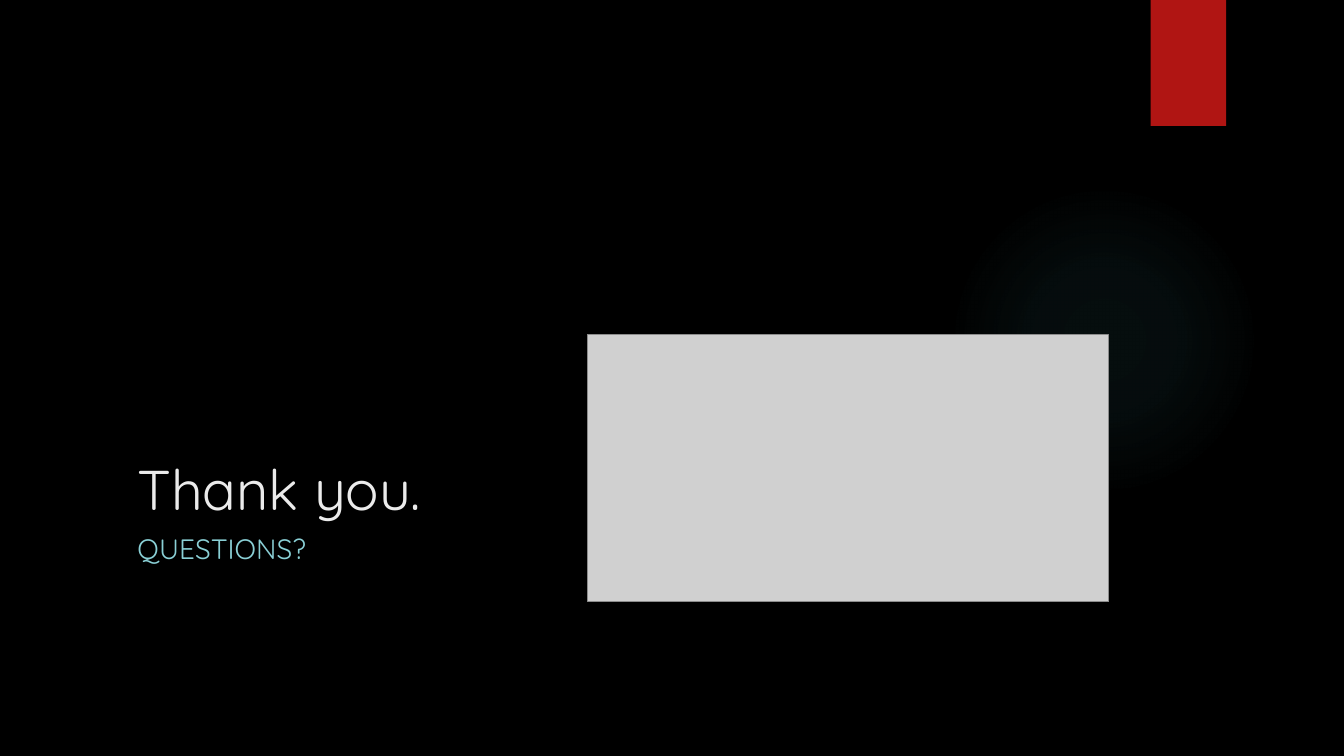
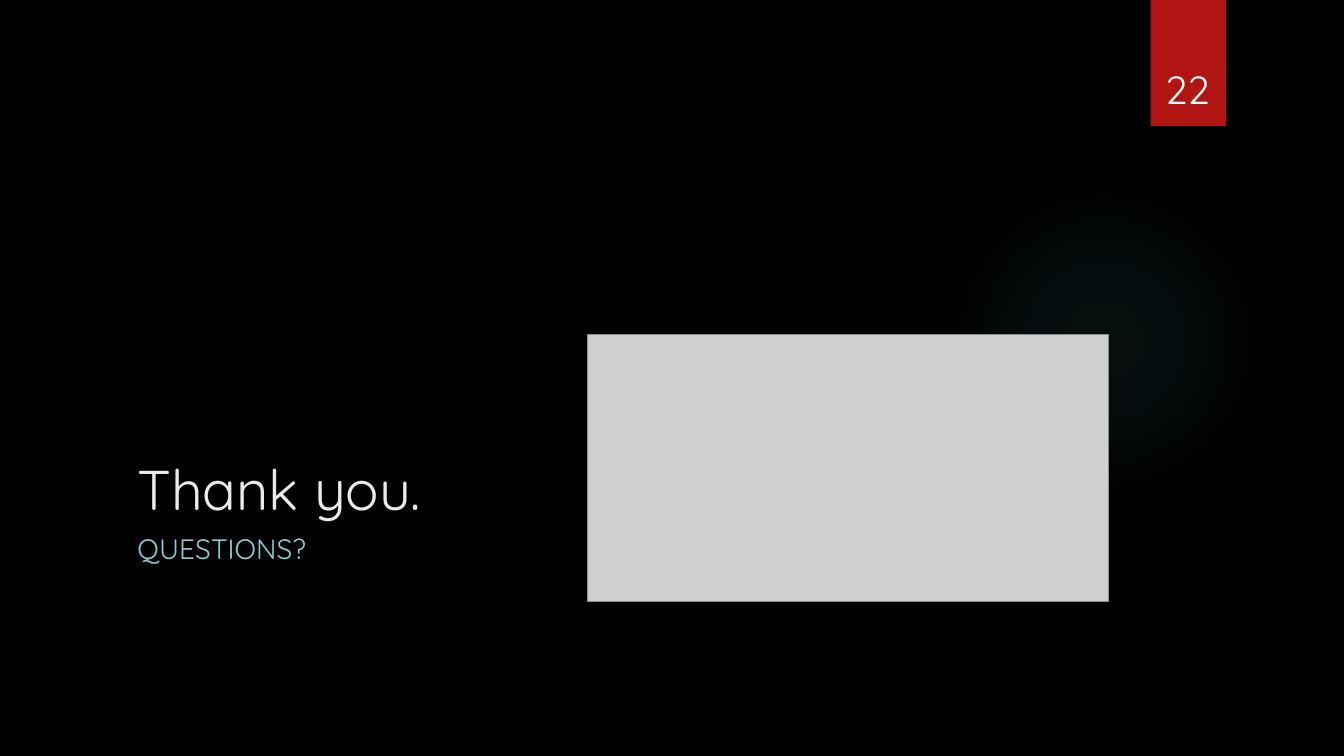
Before and after one commit to FIU-SCIS-Senior-Projects/SkillCourt-Backend, a slide deck: slide 22 of PresentationSlides/SeniorProject-FinalPresentation-Will_Rodriguez.pptx. Drawn at 1344x756 pixels with LibreOffice and Linux fonts; fonts in the diff are those of the drawing; grey boxes stand for pictures; background and template pictures are left out. Boxes give left, top, right and bottom in pixels: in the first picture for what was removed or moved away, otherwise in the second. Text is boxed around its words. In the diff, an @@ line names an element or a change of style, - is before the commit and + after.

```diff
--- a/PresentationSlides/SeniorProject-FinalPresentation-Will_Rodriguez.pptx
+++ b/PresentationSlides/SeniorProject-FinalPresentation-Will_Rodriguez.pptx
@@ page number added at (1165,76,1209,104), 28 pt, text #FFFFFF @@
+22
```
Also in this commit, not shown: 21 other slides changed, 9 other files.
